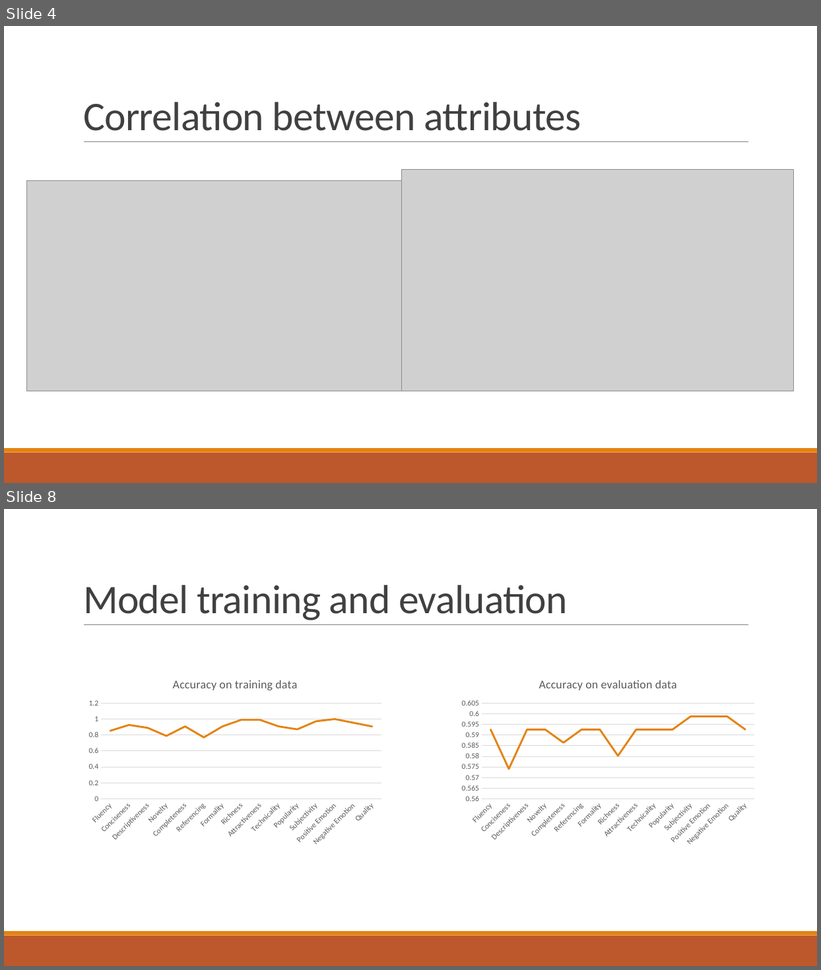
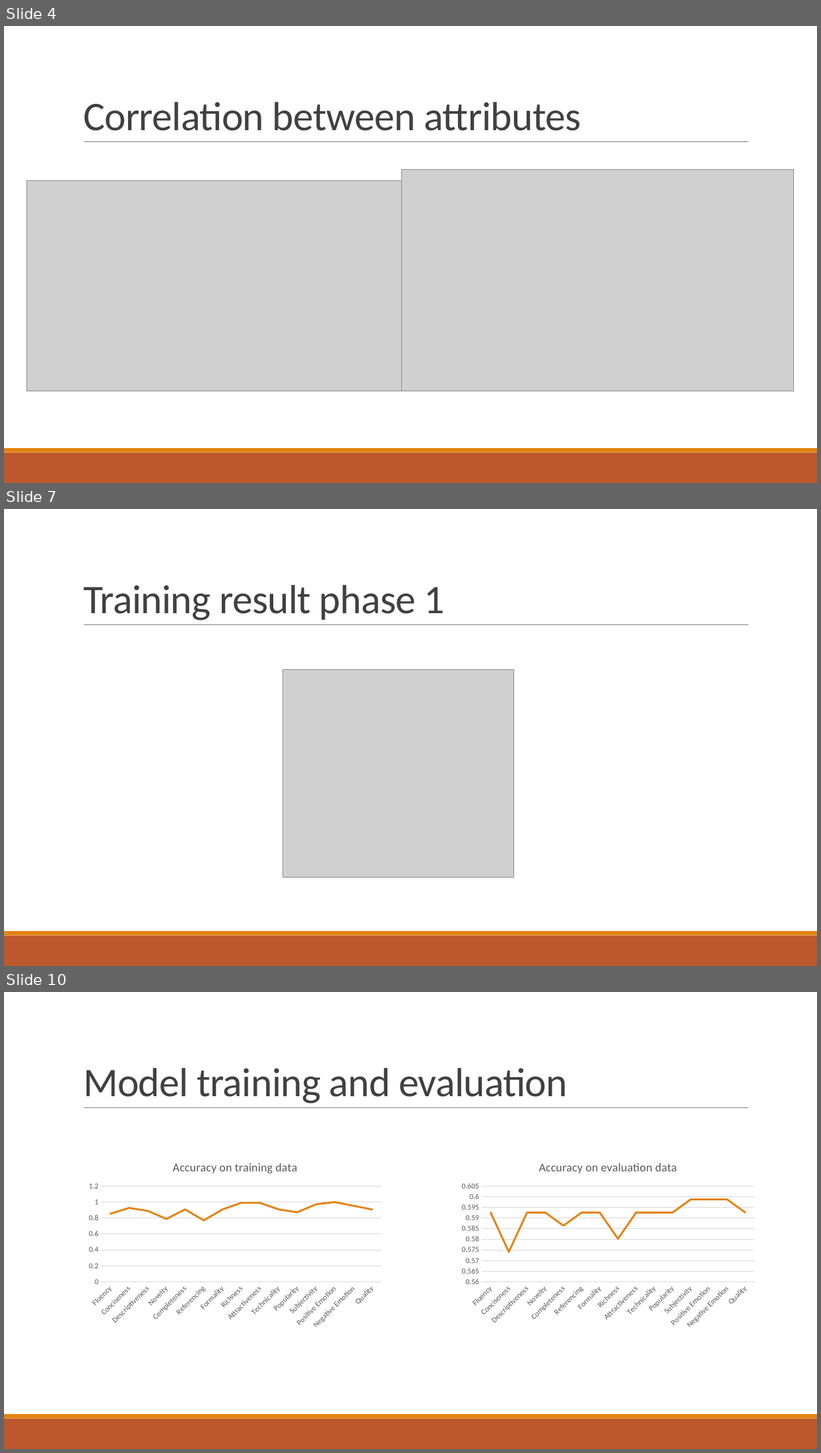
Before and after one commit to yanglinfang/W266FakeNewsIdentification, a slide deck: Low Quality News Identification.pptx. Shown one above the other, each under a label of ours: slides 4 and 8 before the commit, slides 4, 7 and 10 after it; the slides between them are not shown. The pictures are 821x970 and 821x1453 pixels, drawn with LibreOffice and Linux fonts; fonts in the diff are those of the drawing; grey boxes stand for pictures. Boxes give left, top, right and bottom in pixels: in the first picture for what was removed or moved away, otherwise in the second. Text is boxed around its words. In the diff, an @@ line names an element or a change of style, - is before the commit and + after.

```diff
--- a/Low Quality News Identification.pptx
+++ b/Low Quality News Identification.pptx
@@ slide 7 added at <box>4,509,817,966</box>, background #FFFFFF; not listed: 3 template elements that a slide beside it also shows @@
@@ title added at <box>83,585,445,621</box>, 48 pt, text #404040 @@
+Training result phase 1
@@ picture added at <box>283,670,514,878</box> @@
@@ what was slide 8 is now slide 10 @@
```
Also in this commit, not shown: 4 slides changed, 2 other slides added, 1 slide removed.
